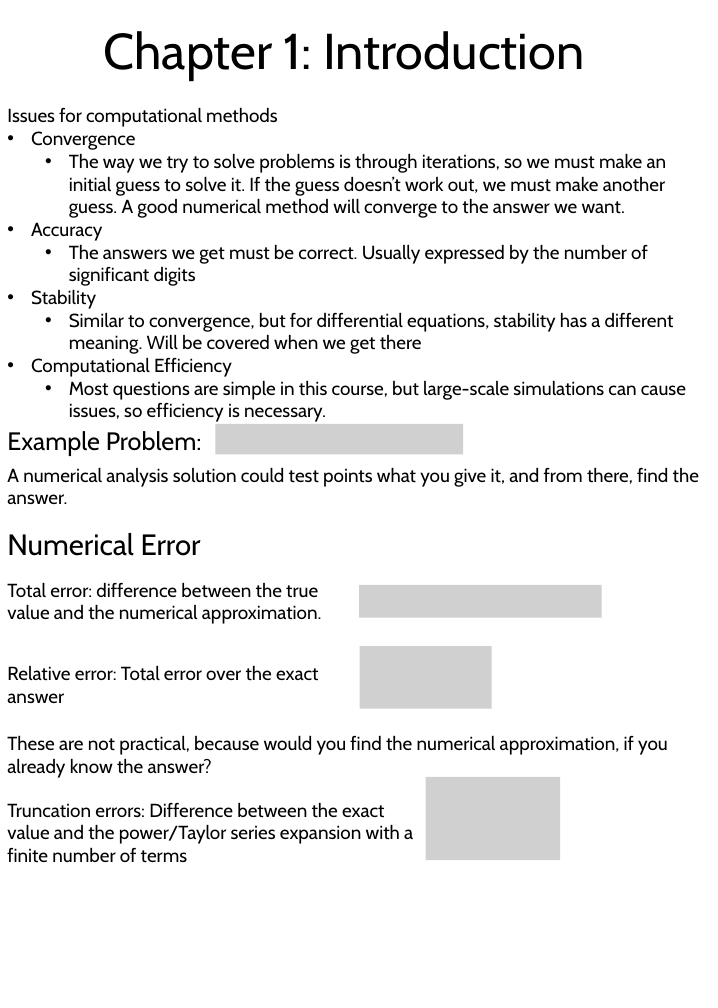
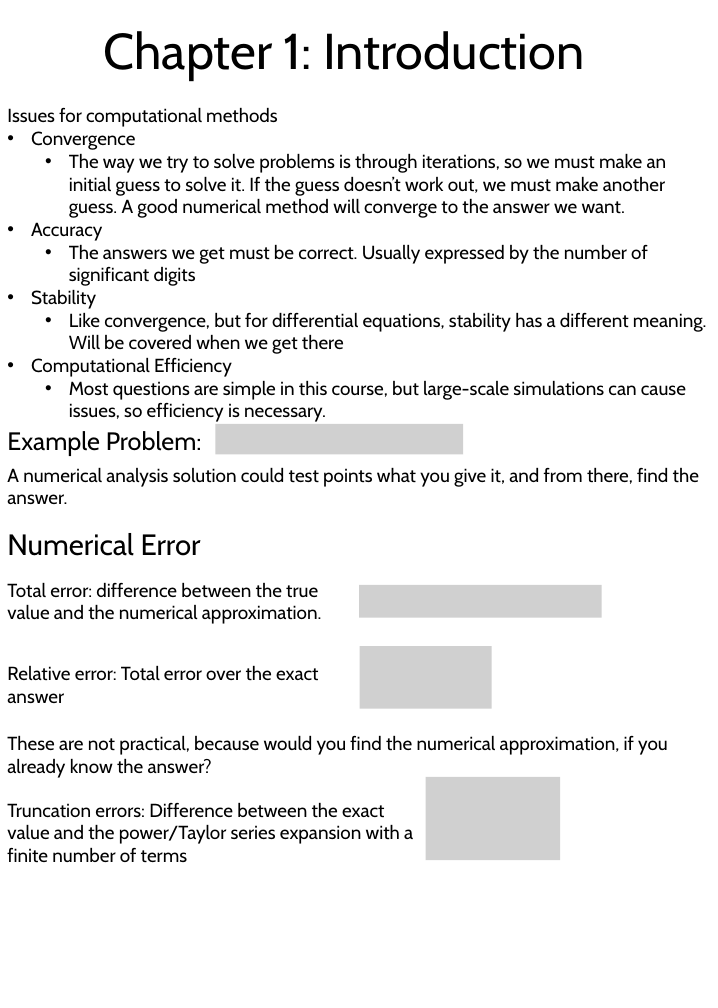
Before and after one commit to 1980s-Space-Guy/Fall24Classes, a slide deck: slide 3 of NumericalAnalysis.pptx. Drawn at 718x1008 pixels with LibreOffice and Linux fonts; fonts in the diff are those of the drawing; grey boxes stand for pictures. Boxes give left, top, right and bottom in pixels: in the first picture for what was removed or moved away, otherwise in the second. Text is boxed around its words. In the diff, an @@ line names an element or a change of style, - is before the commit and + after.

```diff
--- a/NumericalAnalysis.pptx
+++ b/NumericalAnalysis.pptx
@@ text at [69, 312, 707, 354]: text changed @@
-  • Similar to convergence, but for differential equations, stability has a different meaning. Will be covered when we get there
+  • Like convergence, but for differential equations, stability has a different meaning. Will be covered when we get there
```
Also in this commit, not shown: 1 slide added, 3 other files.
